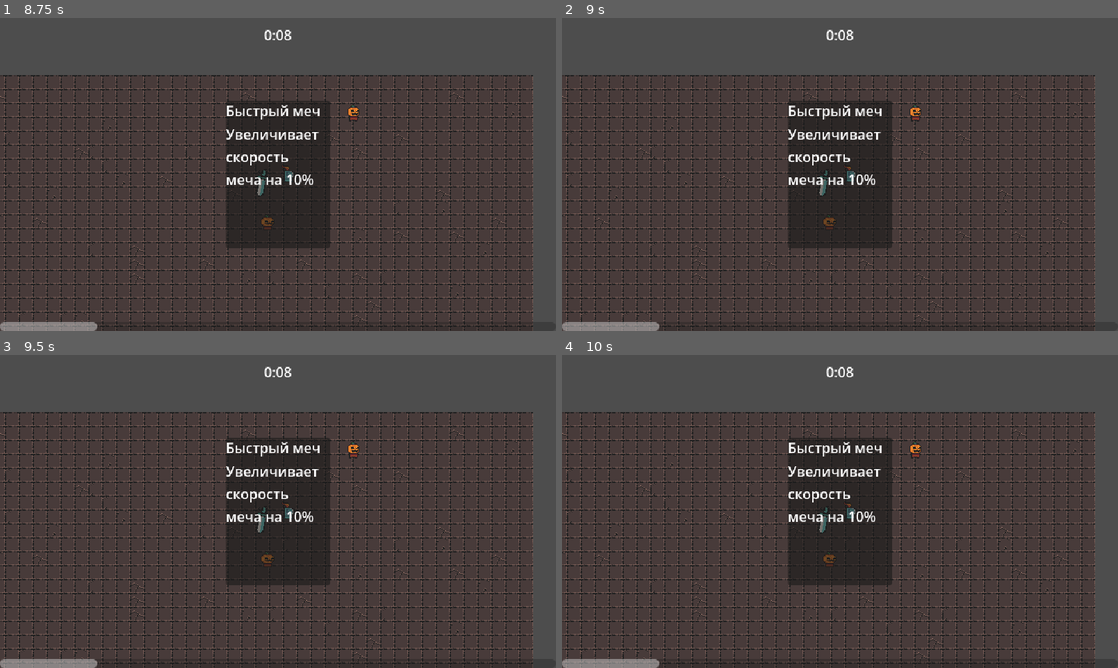
Above: before the commit, frames 1-4 (two rows, left to right).
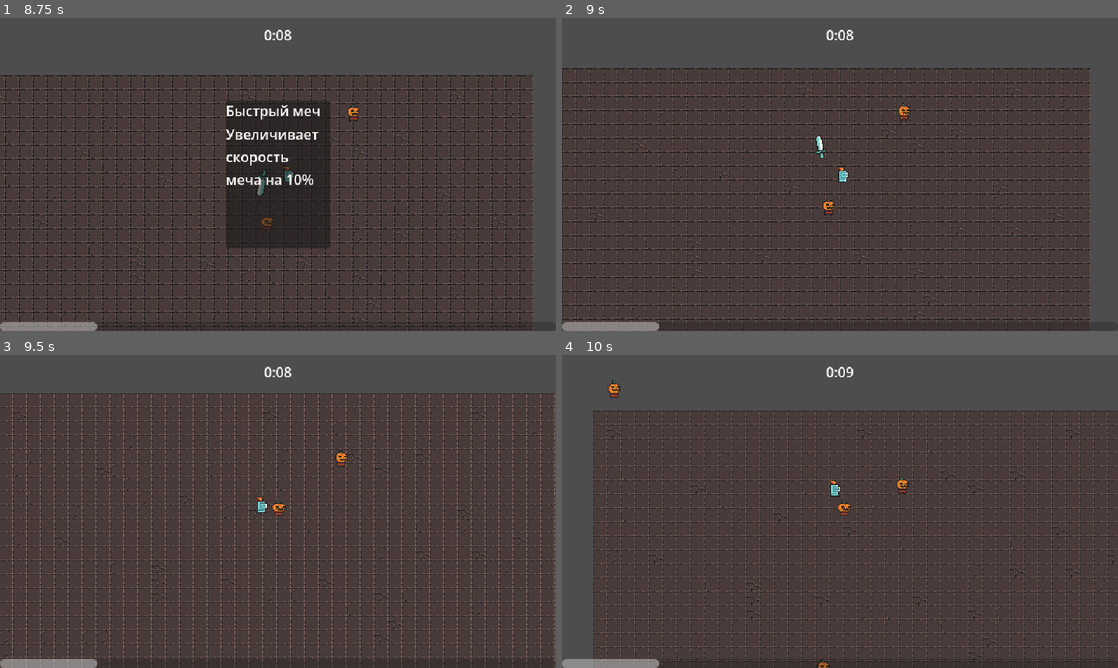
Above: after the commit, the same moments.

Repository: cqbMatroskin/2D-Top-Down
Game: Godot game, scene res://scene/level/level.tscn
Same seed, same stepped clock (60 frames per second), same inputs: the game is played once before the commit and once after it.
Inputs (mouse positions are in pixels of both pictures, inside the frame that each line leads up to):
- Up to frame 1 (8.75 s): tap Enter at 0.5 s; move the mouse to (400, 158) at 0.52 s; press the mouse at (400, 158) at 0.53 s; hold D (move_right) 0.53-1.28 s; move the mouse to (166, 190) at 1.27 s; release the mouse at (166, 190) at 1.28 s; hold S (move_down) 1.28-2.03 s; click (166, 190) at 1.35 s; move the mouse to (333, 105) at 2.02 s; press the mouse at (333, 105) at 2.03 s; hold D (move_right) 2.03-2.78 s; move the mouse to (250, 237) at 2.77 s; release the mouse at (250, 237) at 2.78 s; hold W (move_up) 2.78-3.53 s; click (250, 237) at 2.85 s; move the mouse to (444, 221) at 3.52 s; press the mouse at (444, 221) at 3.53 s; hold A (move_left) 3.53-5.03 s; move the mouse to (111, 127) at 4.27 s; release the mouse at (111, 127) at 4.28 s; click (111, 127) at 4.35 s; move the mouse to (305, 174) at 5.02 s; press the mouse at (305, 174) at 5.03 s; hold S (move_down) 5.03-5.78 s; move the mouse to (194, 96) at 5.77 s; release the mouse at (194, 96) at 5.78 s; hold D (move_right) 5.78-6.53 s; click (194, 96) at 5.85 s; move the mouse to (400, 158) at 6.52 s; press the mouse at (400, 158) at 6.53 s; hold W (move_up) 6.53-7.28 s; move the mouse to (166, 190) at 7.27 s; release the mouse at (166, 190) at 7.28 s; hold D (move_right) 7.28-8.03 s; click (166, 190) at 7.35 s; move the mouse to (333, 105) at 8.02 s; press the mouse at (333, 105) at 8.03 s; hold S (move_down) from 8.03 s (still down)
- Up to frame 2 (9 s): tap Space at 8.75 s; move the mouse to (812, 237) at 8.77 s; release S (move_down) at 8.78 s; release the mouse at (812, 237) at 8.78 s; hold A (move_left) from 8.78 s (still down); click (812, 237) at 8.85 s
- Up to frame 3 (9.5 s): keep holding A (move_left)
- Up to frame 4 (10 s): move the mouse to (1006, 558) at 9.52 s; release A (move_left) at 9.53 s; press the mouse at (1006, 558) at 9.53 s; hold W (move_up) from 9.53 s (still down)

Frame 1 is identical in both runs. In frame 2, 31% of the frame differs, in the area x 0-96%, y 16-100%; in frame 3, 33%, in the area x 0-100%, y 12-100%; in frame 4, 29%.

Commit message:
Добавлен выбор карты апгрейда

Diff:
--- a/project.godot
+++ b/project.godot
@@ -57,6 +57,11 @@
 "events": [Object(InputEventKey,"resource_local_to_scene":false,"resource_name":"","device":-1,"window_id":0,"alt_press …(192 unchanged characters)…
 ]
 }
+left_click={
+"deadzone": 0.2,
+"events": [Object(InputEventMouseButton,"resource_local_to_scene":false,"resource_name":"","device":-1,"window_id":0,"alt_pressed":false,"shift_pressed":false,"ctrl_pressed":false,"meta_pressed":false,"button_mask":0,"position":Vector2(0, 0),"global_position":Vector2(0, 0),"factor":1.0,"button_index":1,"canceled":false,"pressed":false,"double_click":false,"script":null)
+]
+}
 
 [layer_names]
 
--- a/scene/level/level.tscn
+++ b/scene/level/level.tscn
@@ -7,9 +7,7 @@
 [ext_resource type="PackedScene" uid="uid://cfeihb5vfvam3" path="res://scene/manager/experience_manager.tscn" id="3_dcgxc"]
 [ext_resource type="PackedScene" uid="uid://bcunspejdbv4o" path="res://scene/manager/spawner/enemy_spawner.tscn" id="3_plauu"]
 [ext_resource type="PackedScene" uid="uid://dp2b8a1lp64fe" path="res://scene/manager/upgrade_manager.tscn" id="4_xfrsa"]
-[ext_resource type="Script" uid="uid://dd4tdgo20tcmp" path="res://resources/upgrades/ability_upgrade.gd" id="5_cqsgc"]
 [ext_resource type="PackedScene" uid="uid://66wn1xmlpt1k" path="res://scene/ui/exp_bar.tscn" id="5_n6afj"]
-[ext_resource type="Resource" uid="uid://m5b2q7l5glow" path="res://resources/upgrades/sword_rate.tres" id="6_gavly"]
 
 [node name="Level" type="Node" unique_id=1367463640 groups=["level"]]
 
@@ -22,7 +20,6 @@
 
 [node name="UpgradeManager" parent="." unique_id=431017774 node_paths=PackedStringArray("experience_manager") instance=ExtResource("4_xfrsa")]
 experience_manager = NodePath("../ExperienceManager")
-upgrade_poll = Array[ExtResource("5_cqsgc")]([ExtResource("6_gavly")])
 
 [node name="EnemySpawner" parent="." unique_id=700179335 instance=ExtResource("3_plauu")]
 
--- a/scene/manager/upgrade_manager.gd
+++ b/scene/manager/upgrade_manager.gd
@@ -18,6 +18,7 @@
 	var upgrade_screen_instance = upgrade_screen_scene.instantiate() as UpgradeScreen
 	add_child(upgrade_screen_instance)
 	upgrade_screen_instance.set_ability_upgrades([choosen_upgrade] as Array[AbilityUpgrade])
+	upgrade_screen_instance.upgrade_selected.connect(on_upgrade_selected)
 
 func apply_upgrade(upgrade: AbilityUpgrade) -> void:
 	var has_upgrade: bool = current_upgrades.has(upgrade.id)
@@ -28,3 +29,7 @@
 		}
 	else:
 		current_upgrades[upgrade.id]["quantity"] += 1
+	print(current_upgrades)
+
+func on_upgrade_selected(upgrade: AbilityUpgrade) -> void:
+	apply_upgrade(upgrade)
--- a/scene/ui/ability_upgrade_card.gd
+++ b/scene/ui/ability_upgrade_card.gd
@@ -1,5 +1,7 @@
 extends PanelContainer
 class_name AbilityUpgradeCard
+
+signal card_selected
 
 @onready var name_label: Label = %NameLabel
 @onready var description_label: Label = %DescriptionLabel
@@ -7,3 +9,8 @@
 func set_ability_upgrade (upgrade: AbilityUpgrade) -> void:
 	name_label.text = upgrade.name
 	description_label.text = upgrade.description
+
+
+func _on_gui_input(event: InputEvent) -> void:
+	if event.is_action_pressed("left_click"):
+		card_selected.emit()
--- a/scene/ui/ability_upgrade_card.tscn
+++ b/scene/ui/ability_upgrade_card.tscn
@@ -20,3 +20,5 @@
 layout_mode = 2
 text = "Description"
 autowrap_mode = 2
+
+[connection signal="gui_input" from="." to="." method="_on_gui_input"]
--- a/scene/ui/upgrade_screen.gd
+++ b/scene/ui/upgrade_screen.gd
@@ -1,5 +1,7 @@
 extends CanvasLayer
 class_name UpgradeScreen
+
+signal upgrade_selected(upgrade: AbilityUpgrade)
 
 @export var upgrade_card_screen: PackedScene
 
@@ -13,3 +15,10 @@
 		var upgrade_card_instance = upgrade_card_screen.instantiate() as AbilityUpgradeCard
 		card_container.add_child(upgrade_card_instance)
 		upgrade_card_instance.set_ability_upgrade(upgrade)
+		# bind добавляет параметр к эмиту
+		upgrade_card_instance.card_selected.connect(on_upgrade_selected.bind(upgrade))
+
+func on_upgrade_selected(upgrade: AbilityUpgrade) -> void:
+	upgrade_selected.emit(upgrade)
+	get_tree().paused = false
+	queue_free()
